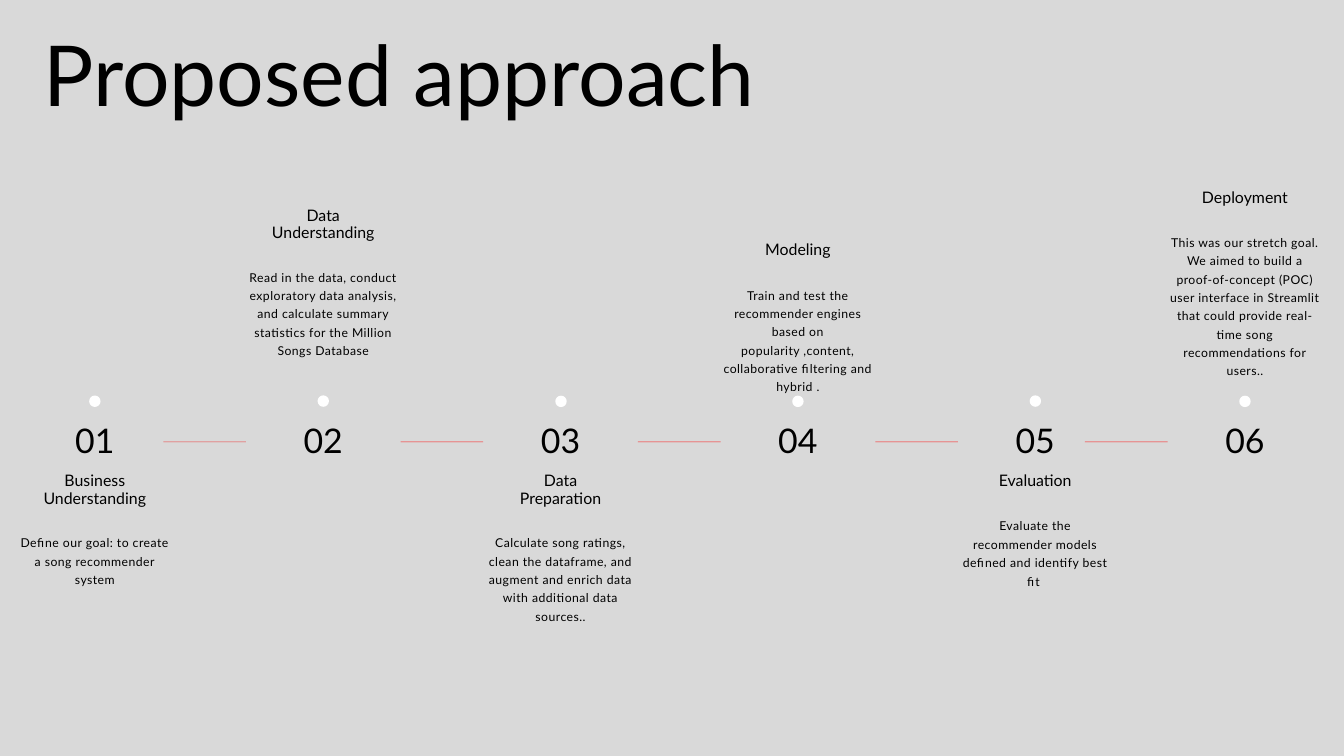
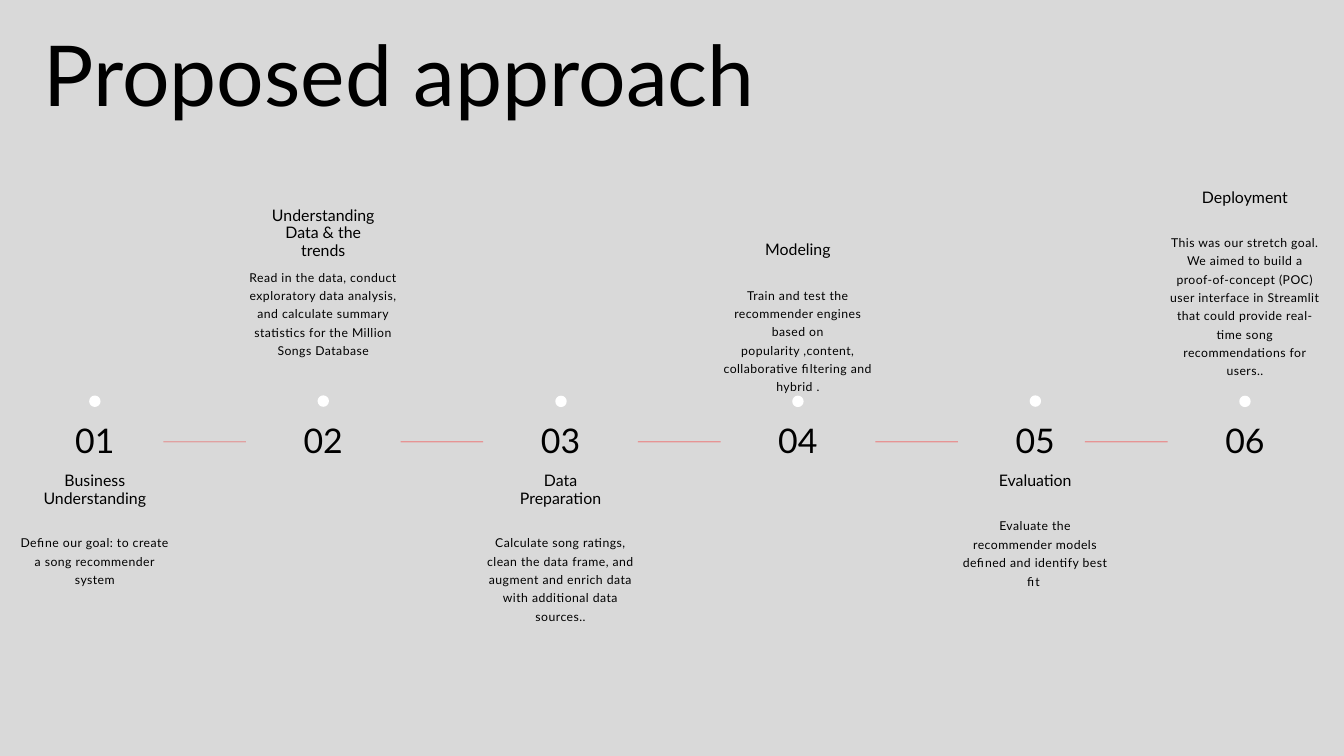
Before and after one commit to vrlnarayana/capstone-gl, a slide deck: slide 7 of Capstone Project - OCT20B- Milestone 1.pptx. Drawn at 1344x756 pixels with LibreOffice and Linux fonts; fonts in the diff are those of the drawing. Boxes give left, top, right and bottom in pixels: in the first picture for what was removed or moved away, otherwise in the second. Text is boxed around its words. In the diff, an @@ line names an element or a change of style, - is before the commit and + after.

```diff
--- a/Capstone Project - OCT20B- Milestone 1.pptx
+++ b/Capstone Project - OCT20B- Milestone 1.pptx
@@ text at (x1=272, y1=209, x2=375, y2=256): text changed @@
-Data Understanding
+Understanding Data & the trends
@@ text at (x1=487, y1=538, x2=634, y2=621): spaces changed @@
-Calculate song ratings, clean the dataframe, and augment and enrich data with additional data sources..
+Calculate song ratings, clean the data frame, and augment and enrich data with additional data sources..
```
Also in this commit, not shown: 2 other slides changed, 1 slide added, 1 slide removed.
